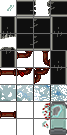
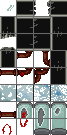
Revision of a layered 67x135 image; what changed, layer by layer:
added layer "Ebene 8" above "Ebene 7" over [left=20, top=119, right=28, bottom=127]
added layer "Ebene 7" above "Ebene 6" over [left=2, top=124, right=12, bottom=135]
added layer "new tank 3" (1st of 2) above "new tank 3" over [left=17, top=102, right=33, bottom=118]
added layer "new tank 2" (1st of 2) above "new tank 2" over [left=34, top=102, right=50, bottom=127]
added layer "new tank 2" (2nd of 2) above "new tank" over [left=34, top=111, right=50, bottom=135]
added layer "new tank" (1st of 2) above "new tank" over [left=51, top=102, right=67, bottom=118]
added layer "new tank" (2nd of 2) above "Ebene 4" over [left=51, top=119, right=67, bottom=135]
hid "Ebene 4" over [left=42, top=102, right=67, bottom=135]
